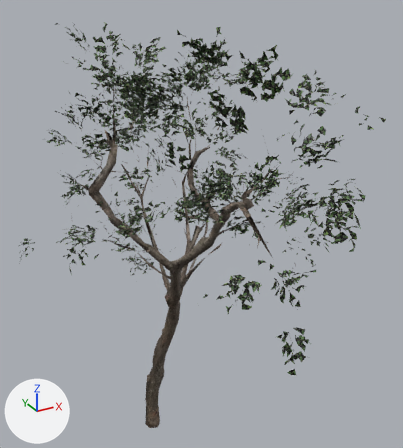
The glTF model isles2/assets/models/tree_small_02.glb as it was, and as the next commit left it.
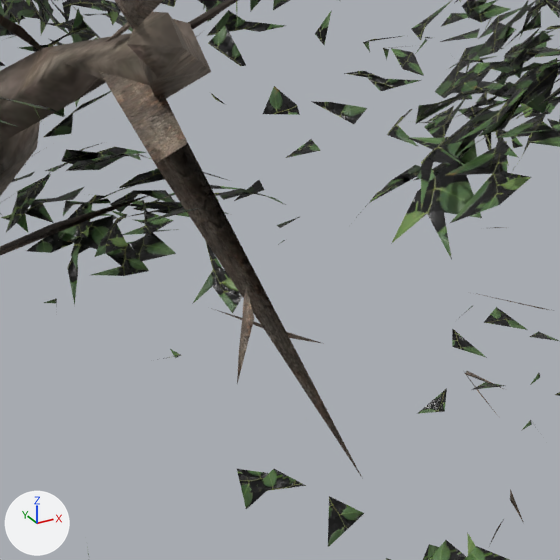
The first picture shows the older version from a camera (50 mm lens) standing at (-1.96, -4.77, 4.82) and looking at (0.35, -0.57, 2.72). The close-ups show the older and then the newer version on the part from 56% to 75% of the width and 44% to 61% of the height of that picture. Only the edits that show in the close-ups are written down. The lights are fixed; the arrows at lower left show +X, +Y and +Z. Where no turn or scale is listed for an object, it has been applied to the vertices. Vertices at exactly the same position are counted once.

The older version as bpy lines, for what is in view:
```python
me_beziercurve_002 = bpy.data.meshes.new('BezierCurve.002')
me_beziercurve_002.from_pydata(...)  # 18597 vertices, 12803 faces; spans x -1.44..1.44, y -2.05..2.05, z -2.27..2.27
# faces by material slot: [484, 11605, 714]
me_beziercurve_002.materials.append(mat_tree_small_02_branches)
me_beziercurve_002.materials.append(mat_tree_small_02_leaves)
me_beziercurve_002.materials.append(mat_tree_small_02_trunk)
ob_tree_small_02_lod0 = bpy.data.objects.new('tree_small_02_LOD0', me_beziercurve_002)
ob_tree_small_02_lod0.location = (0.153, -0.705, 2.243)
```
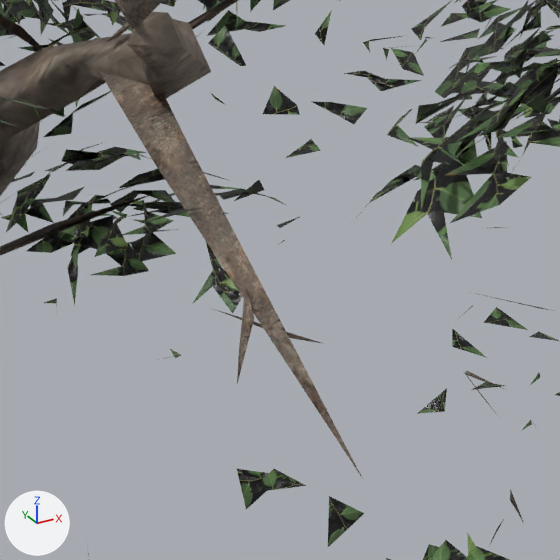
Pixel boxes (x1, y1, x2, y2) of what changed, in the close-ups (560 x 560 px):
part 1 of me_beziercurve_002, surface changed: (155, 0, 357, 468) in both

Edits to the bpy script that builds the scene:
```text
Change me_beziercurve_002:
    where me_beziercurve_002.from_pydata(...)  # 18597 vertices, 12803 faces; spans x -1.44..1.44, y -2.05..2.05, z -2.27..2.27
    used by ob_tree_small_02_lod0; location = (0.153, -0.705, 2.243)
    me_beziercurve_002 part 1: 40 kept faces spanning x -0.93..0.79, y -1.51..1.35, z -0.46..1.84 get new texture (UV) coordinates
```
